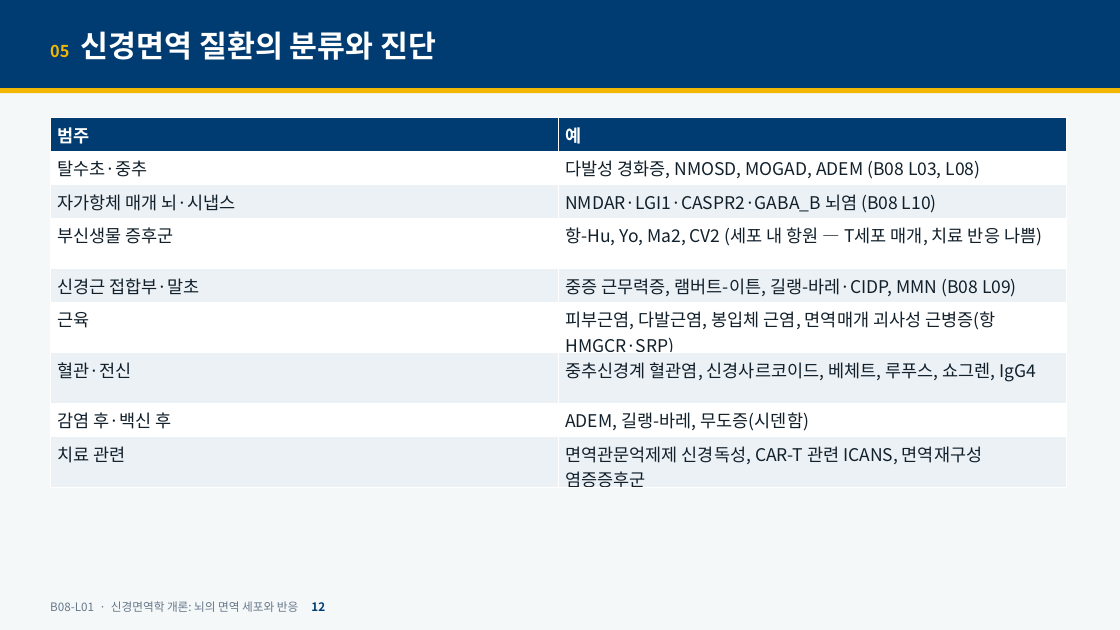
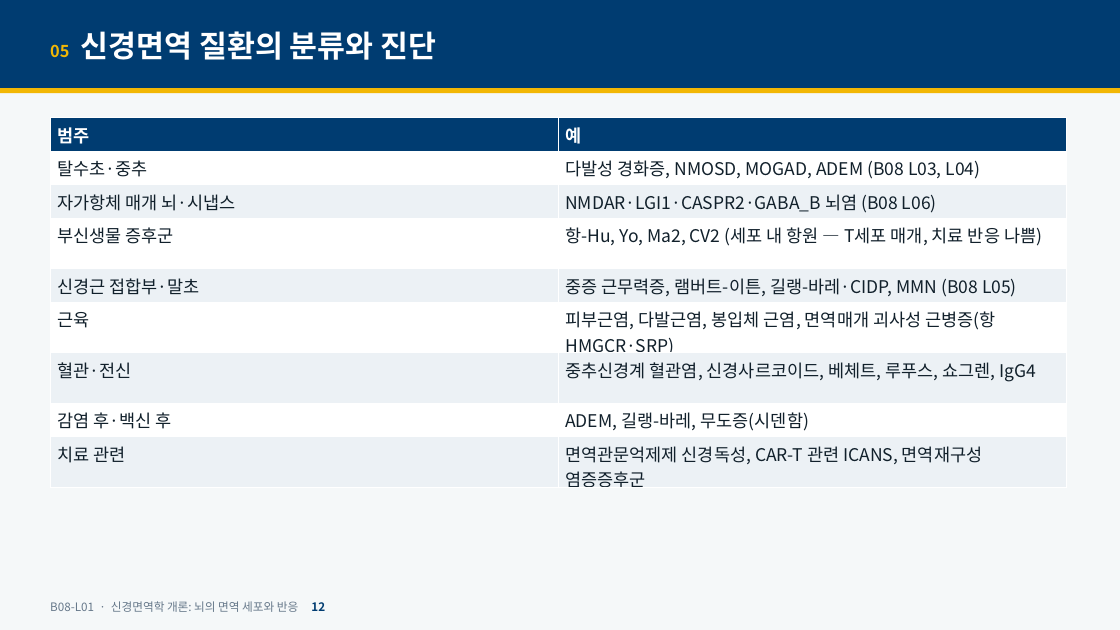
Before and after one commit to hoperiasd2/hoperiasd2.github.io, a slide deck: slide 12 of lectures/b08/ppt/b08-l01.pptx. Drawn at 1120x630 pixels with LibreOffice and Linux fonts; fonts in the diff are those of the drawing. Boxes give left, top, right and bottom in pixels: in the first picture for what was removed or moved away, otherwise in the second. Text is boxed around its words. In the diff, an @@ line names an element or a change of style, - is before the commit and + after.

```diff
--- a/lectures/b08/ppt/b08-l01.pptx
+++ b/lectures/b08/ppt/b08-l01.pptx
@@ table at box(50, 118, 1067, 491) @@
-row 2, column 2: 다발성 경화증, NMOSD, MOGAD, ADEM (B08 L03, L08)
+row 2, column 2: 다발성 경화증, NMOSD, MOGAD, ADEM (B08 L03, L04)
-row 3, column 2: NMDAR·LGI1·CASPR2·GABA_B 뇌염 (B08 L10)
+row 3, column 2: NMDAR·LGI1·CASPR2·GABA_B 뇌염 (B08 L06)
-row 5, column 2: 중증 근무력증, 램버트-이튼, 길랭-바레·CIDP, MMN (B08 L09)
+row 5, column 2: 중증 근무력증, 램버트-이튼, 길랭-바레·CIDP, MMN (B08 L05)
```
Also in this commit, not shown: 37 other files.
